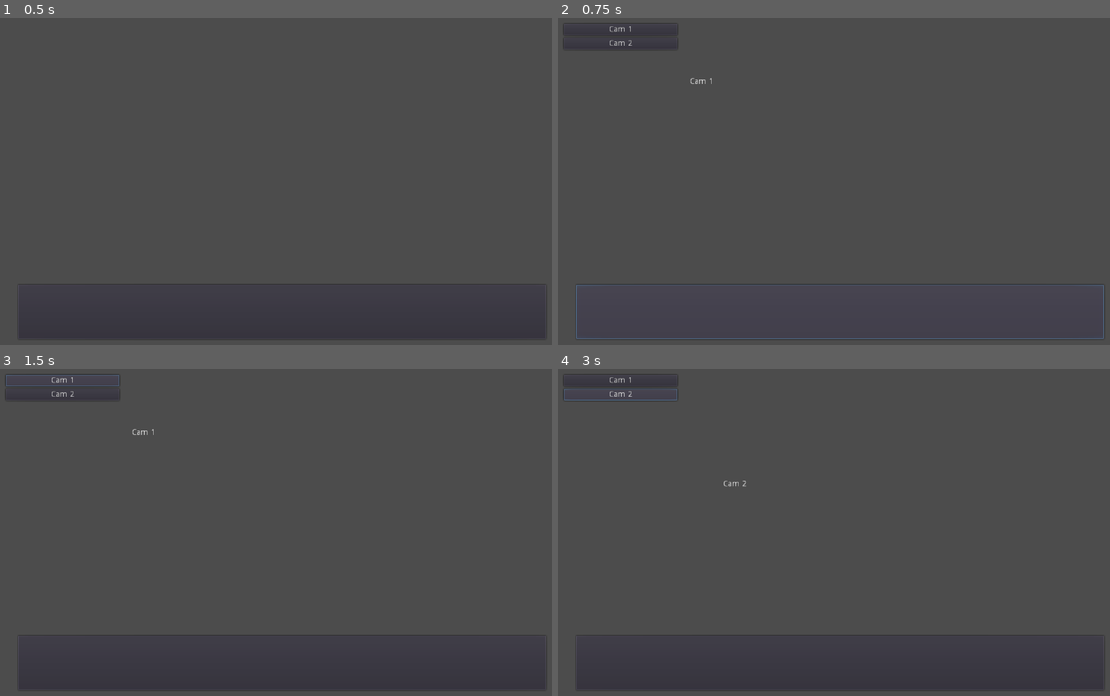
Above: before the commit, frames 1-4 (two rows, left to right).
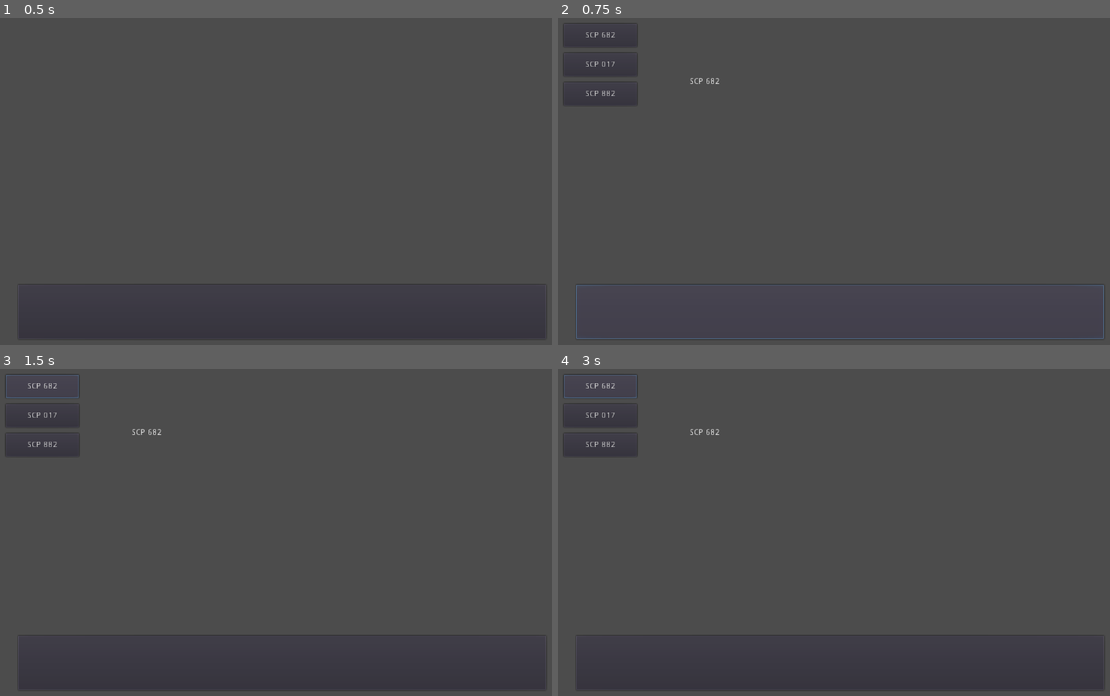
Above: after the commit, the same moments.

Repository: NSCarter/Five-Nights-At-The-Foundation
Game: Godot game, scene res://Scenes/Controls.tscn
The game is run twice, just before and just after one commit, with the same random seed, the same clock (stepped at 60 frames per second) and the same inputs.
Inputs (mouse positions are in pixels of both pictures, inside the frame that each line leads up to):
- Up to frame 1 (0.5 s): no input
- Up to frame 2 (0.75 s): click (839, 312) at 0.5 s
- Up to frame 3 (1.5 s): click (60, 378) at 1.25 s, where only the run before the commit has a clickable "Cam 1"
- Up to frame 4 (3 s): click (602, 385) at 2 s, where only the run after the commit has a clickable "SCP 682"; click (618, 395) at 2.75 s, where only the run before the commit has a clickable "Cam 2"

Frame 1 is identical in both runs. In frame 2, 0.4% of the frame differs, in the area x 0-30%, y 1-27%; in frame 3, 0.6%; in frame 4, 0.6%.

Commit message:
Buttons populated by stats

Diff:
--- a/Scenes/Cameras.tscn
+++ b/Scenes/Cameras.tscn
@@ -1,7 +1,8 @@
-[gd_scene load_steps=3 format=2]
+[gd_scene load_steps=4 format=2]
 
 [ext_resource path="res://Scripts/ControlsButton.gd" type="Script" id=1]
-[ext_resource path="res://Scenes/Cameras.gd" type="Script" id=2]
+[ext_resource path="res://Scripts/Cameras.gd" type="Script" id=2]
+[ext_resource path="res://Scripts/CameraButtons.gd" type="Script" id=3]
 
 [node name="Node2D" type="Control"]
 script = ExtResource( 2 )
@@ -16,24 +17,13 @@
 [node name="CameraButtons" type="VBoxContainer" parent="."]
 margin_left = 38.3877
 margin_top = 37.7551
-margin_right = 232.388
+margin_right = 163.388
 margin_bottom = 288.755
 size_flags_stretch_ratio = 0.0
-
-[node name="Cam 1" type="Button" parent="CameraButtons"]
-margin_right = 194.0
-margin_bottom = 20.0
-text = "Cam 1"
-
-[node name="Cam 2" type="Button" parent="CameraButtons"]
-margin_top = 24.0
-margin_right = 194.0
-margin_bottom = 44.0
-text = "Cam 2"
+custom_constants/separation = 10
+script = ExtResource( 3 )
 
 [node name="SelectedCam" type="Node2D" parent="."]
 
 [connection signal="mouse_entered" from="ControlsButton" to="ControlsButton" method="_on_ControlsButton_mouse_entered"]
 [connection signal="mouse_exited" from="ControlsButton" to="ControlsButton" method="_on_ControlsButton_mouse_exited"]
-[connection signal="pressed" from="CameraButtons/Cam 1" to="." method="_on_Cam_1_pressed"]
-[connection signal="pressed" from="CameraButtons/Cam 2" to="." method="_on_Cam_2_pressed"]
--- a/Scenes/Cam 1.tscn
+++ b/Scenes/SCP 017.tscn
@@ -3,8 +3,8 @@
 [node name="Node2D" type="Node2D"]
 
 [node name="RichTextLabel" type="RichTextLabel" parent="."]
-margin_left = 252.735
-margin_top = 129.939
-margin_right = 880.735
-margin_bottom = 333.939
-text = "Cam 1"
+margin_left = 310.0
+margin_top = 218.0
+margin_right = 443.0
+margin_bottom = 301.0
+text = "SCP 017"
--- a/Scenes/Cam 2.tscn
+++ b/Scenes/SCP 682.tscn
@@ -3,8 +3,8 @@
 [node name="Node2D" type="Node2D"]
 
 [node name="RichTextLabel" type="RichTextLabel" parent="."]
-margin_left = 310.0
-margin_top = 218.0
-margin_right = 443.0
-margin_bottom = 301.0
-text = "Cam 2"
+margin_left = 252.735
+margin_top = 129.939
+margin_right = 880.735
+margin_bottom = 333.939
+text = "SCP 682"
--- /dev/null
+++ b/Scenes/SCP 882.tscn
@@ -0,0 +1,10 @@
+[gd_scene format=2]
+
+[node name="Node2D" type="Node2D"]
+
+[node name="RichTextLabel" type="RichTextLabel" parent="."]
+margin_left = 340.0
+margin_top = 195.0
+margin_right = 844.0
+margin_bottom = 463.0
+text = "SCP 882"
--- /dev/null
+++ b/Scripts/CameraButtons.gd
@@ -0,0 +1,25 @@
+extends VBoxContainer
+
+func _ready():
+	for i in range(Stats.cameras.size()):
+		var button = Button.new()
+		button.set_size(Vector2(125, 40))
+		button.rect_min_size = Vector2(0, 40)
+		button.text = Stats.cameras[i]
+		button.connect("pressed", self, "change_camera", [Stats.cameras[i]])
+		button.show()
+		add_child(button)
+
+		if button.text == Stats.selected_cam:
+			button.grab_focus()
+
+func change_camera(name):
+	var cam = load("Scenes/%s.tscn" % name).instance()
+	remove_child_node()
+	$"../SelectedCam".add_child(cam)
+	Stats.selected_cam = name
+
+func remove_child_node():
+	for n in $"../SelectedCam".get_children():
+		$"../SelectedCam".remove_child(n)
+		n.queue_free()
--- a/Scenes/Cameras.gd
+++ b/Scripts/Cameras.gd
@@ -2,12 +2,6 @@
 
 func _ready():
 	change_camera(Stats.selected_cam)
-
-func _on_Cam_1_pressed():
-	change_camera("Cam 1")
-
-func _on_Cam_2_pressed():
-	change_camera("Cam 2")
 
 func change_camera(name):
 	var cam = load("Scenes/%s.tscn" % name).instance()
--- a/Scripts/Stats.gd
+++ b/Scripts/Stats.gd
@@ -2,4 +2,6 @@
 
 var night_started = false
 
-var selected_cam = "Cam 1"
+var selected_cam = "SCP 682"
+
+var cameras = ["SCP 682", "SCP 017", "SCP 882"]
